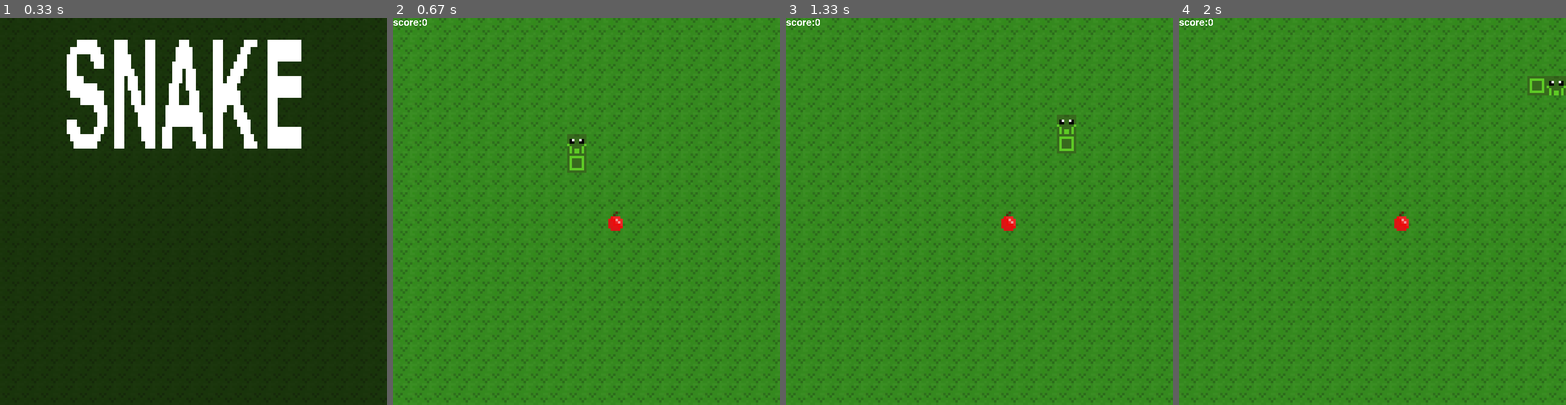
Above: before the commit, frames 1-4 (left to right).
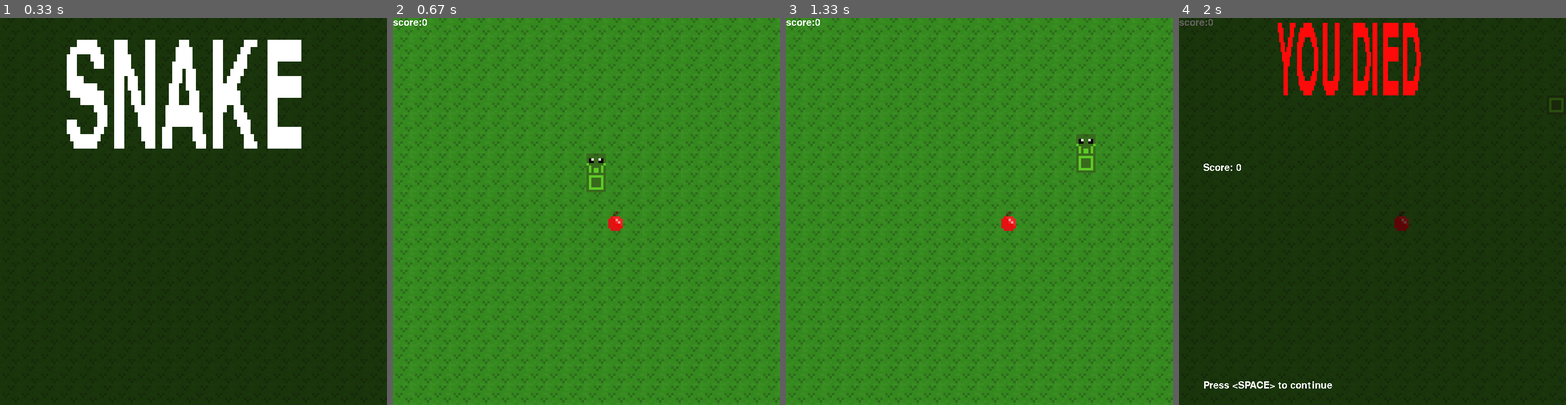
Above: after the commit, the same moments.

Repository: X3nom/Snake--pygame-
Game: pygame game, started from Snake.py
Two runs of this game, one before a commit and one after it. Both use one fixed random seed, a clock stepped at 60 frames per second and the inputs below.
Inputs:
- Up to frame 1 (0.33 s): no input
- Up to frame 2 (0.67 s): tap Space at 0.33 s
- Up to frame 3 (1.33 s): hold D 0.67-1.13 s; hold W from 1.17 s (still down)
- Up to frame 4 (2 s): release W at 1.47 s; hold D 1.5-1.97 s

Frame 1 is identical in both runs. In frame 2, 0.9% of the frame differs, in the area x 45-55%, y 30-45%; in frame 3, 0.9%; in frame 4, 100%, in the area x 0-100%, y 0-100%.

Commit message:
Update Snake.py
sizes are now flexible, display size can now be adjusted without breaking the game.

Diff:
--- a/Snake.py
+++ b/Snake.py
@@ -2,16 +2,18 @@
 
 pygame.init()
 pygame.font.init()
-screen = pygame.display.set_mode((800,800))
+displayInfo = pygame.display.Info()
+screen = pygame.display.set_mode((800,800)) #set window size
 clock = pygame.time.Clock()
 
-head = pygame.transform.scale(pygame.image.load(r".\textures\snake\head1.png"),(40,40))
-head_eating = pygame.transform.scale(pygame.image.load(r".\textures\snake\head2.png"),(40,40))
-body1 = pygame.transform.scale(pygame.image.load(r".\textures\snake\body1.png"),(40,40))
-body2 = pygame.transform.scale(pygame.image.load(r".\textures\snake\body2.png"),(40,40))
-grass = pygame.transform.scale(pygame.image.load(r".\textures\terrain\grass.png"),(40,40))
-barricade = pygame.transform.scale(pygame.image.load(r".\textures\terrain\barricade.png"),(40,40))
-apple = pygame.transform.scale(pygame.image.load(r".\textures\pickups\apple.png"),(40,40))
+sprite_size = [screen.get_size()[0]/20,screen.get_size()[1]/20]
+head = pygame.transform.scale(pygame.image.load(r".\textures\snake\head1.png"),sprite_size)
+head_eating = pygame.transform.scale(pygame.image.load(r".\textures\snake\head2.png"),sprite_size)
+body1 = pygame.transform.scale(pygame.image.load(r".\textures\snake\body1.png"),sprite_size)
+body2 = pygame.transform.scale(pygame.image.load(r".\textures\snake\body2.png"),sprite_size)
+grass = pygame.transform.scale(pygame.image.load(r".\textures\terrain\grass.png"),sprite_size)
+barricade = pygame.transform.scale(pygame.image.load(r".\textures\terrain\barricade.png"),sprite_size)
+apple = pygame.transform.scale(pygame.image.load(r".\textures\pickups\apple.png"),sprite_size)
 menu_BG = pygame.image.load(r".\textures\Menu\death BG.png")
 
 font = pygame.font.SysFont("Small Fonts",30)
@@ -39,7 +41,7 @@
         pygame.display.update()
     for x in range(800): #BG generation
             for y in range(800):
-                if x % 40 == 0 and y % 40 == 0:
+                if x % sprite_size[0] == 0 and y % sprite_size[1] == 0:
                     screen.blit(grass,(x,y))
     screen.blit(menu_BG,(0,0))
     screen.blit(pygame.transform.scale(font.render("SNAKE",False,(255,255,255)),(500,300)),(130,30))
@@ -57,20 +59,20 @@
 
     direction = [0,-1]
     direction_lock = direction
-    head_pos = [360,360]
+    head_pos = [screen.get_size()[0]/2,screen.get_size()[1]/2]
     body_pos = [head_pos]
     head_rotation = 0
     event_clock = 0
-    apple_pos = [random.randint(0,19)*40,random.randint(0,19)*40]
+    apple_pos = [random.randint(0,19)*sprite_size[0],random.randint(0,19)*sprite_size[1]]
     died = False
     border_kill = True
     speed = 6
     difficulty = 0
 
     while died == False: #                     >>> Game Loop <<<
-        for x in range(800): #BG generation
-            for y in range(800):
-                if x % 40 == 0 and y % 40 == 0:
+        for x in range(screen.get_size()[0]): #BG generation
+            for y in range(screen.get_size()[1]):
+                if x % sprite_size[0] == 0 and y % sprite_size[1] == 0:
                     screen.blit(grass,(x,y))
         #--------------------------------------------------
         event_clock += 1
@@ -82,7 +84,7 @@
                 intersects = True
                 while intersects == True:
                     intersects = False
-                    apple_pos = [random.randint(0,19)*40,random.randint(0,19)*40]
+                    apple_pos = [random.randint(0,19)*sprite_size[0],random.randint(0,19)*sprite_size[1]]
                     for part in body_pos:
                         if part == apple_pos:
                             intersects = True
@@ -95,7 +97,7 @@
                     else:
                         body_pos[0] = head_pos
 
-            head_pos = [x + y*40 for (x, y) in zip(head_pos, direction)]
+            head_pos = [x + y*sprite_size[0] for (x, y) in zip(head_pos, direction)]
             direction_lock = direction
 
             #head = pygame.transform.rotate(head,)
@@ -110,8 +112,8 @@
                 if border_kill == True:
                     died = True
                 else:
-                    head_pos[0] = 760
-            if head_pos[0] > 760:
+                    head_pos[0] = screen.get_size()[0]-sprite_size[0]
+            if head_pos[0] > screen.get_size()[0]-sprite_size[0]:
                 if border_kill == True:
                     died = True
                 else:
@@ -120,8 +122,8 @@
                 if border_kill == True:
                     died = True
                 else:
-                    head_pos[1] = 760
-            if head_pos[1] > 760:
+                    head_pos[1] = screen.get_size()[1]-sprite_size[1]
+            if head_pos[1] > screen.get_size()[1]-sprite_size[1]:
                 if border_kill == True:
                     died = True
                 else:
